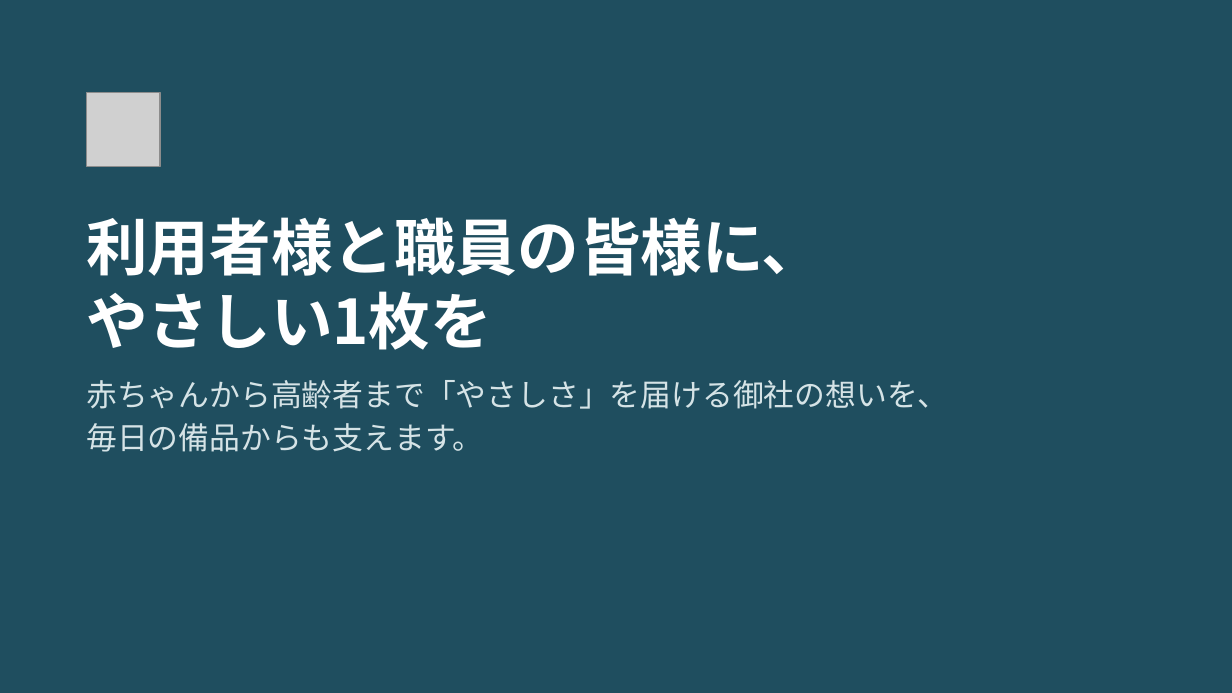
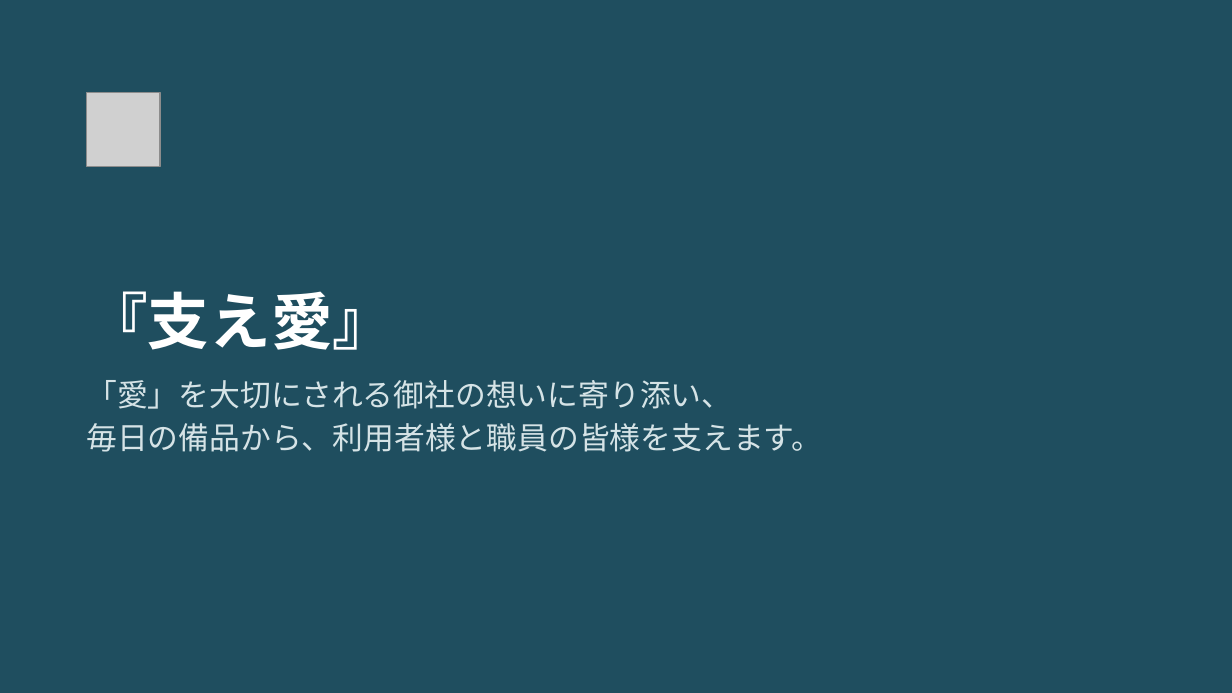
Before and after one commit to ha19870907-a11y/turbo-disco, a slide deck: slide 10 of tissue_sales_roleplay.pptx. Drawn at 1232x693 pixels with LibreOffice and Linux fonts; fonts in the diff are those of the drawing; grey boxes stand for pictures. Boxes give left, top, right and bottom in pixels: in the first picture for what was removed or moved away, otherwise in the second. Text is boxed around its words. In the diff, an @@ line names an element or a change of style, - is before the commit and + after.

```diff
--- a/tissue_sales_roleplay.pptx
+++ b/tissue_sales_roleplay.pptx
@@ title at [86, 291, 394, 350]: text changed @@
-利用者様と職員の皆様に、
-やさしい1枚を
+『支え愛』
@@ text at [86, 380, 822, 452]: text changed @@
-赤ちゃんから高齢者まで「やさしさ」を届ける御社の想いを、
-毎日の備品からも支えます。
+「愛」を大切にされる御社の想いに寄り添い、
+毎日の備品から、利用者様と職員の皆様を支えます。
```
Also in this commit, not shown: 2 other slides changed.
